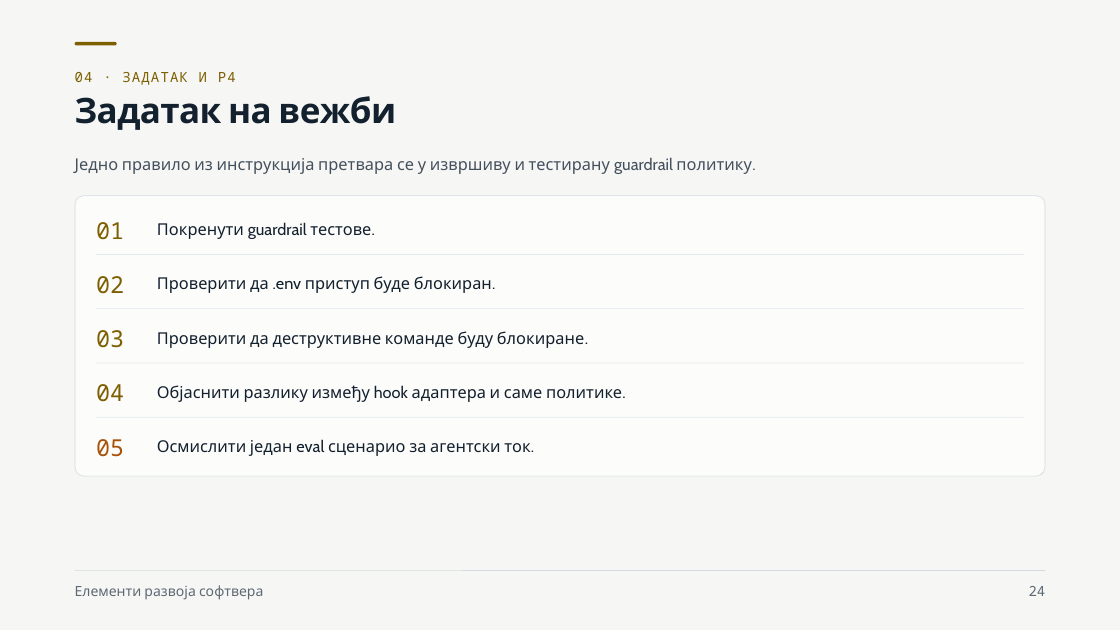
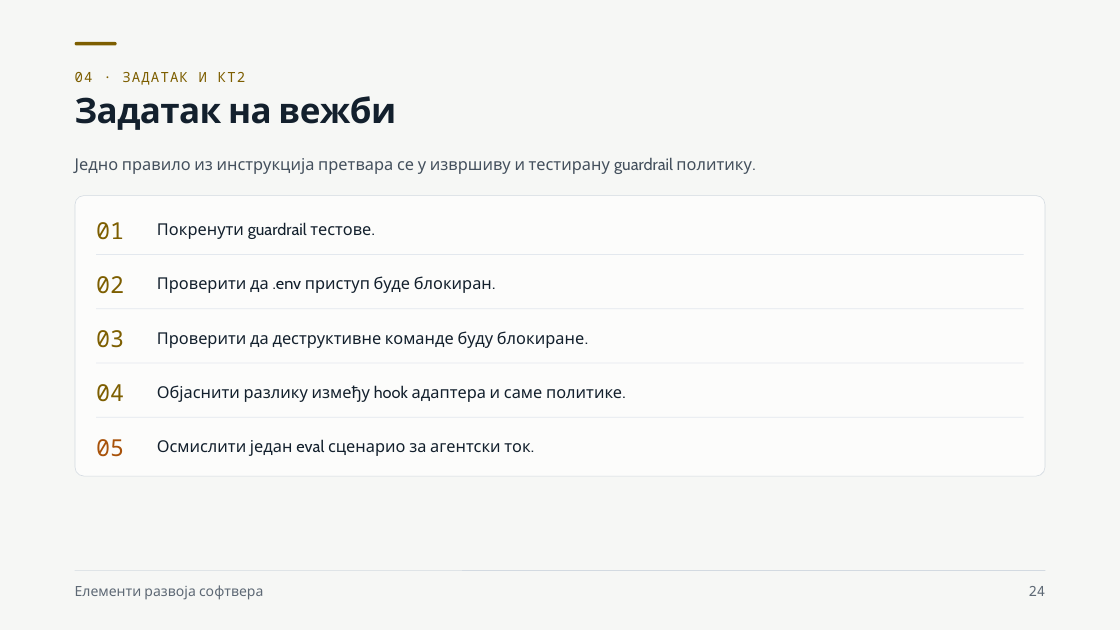
Before and after one commit to owlCoder/ftn-nastavni-materijali, a slide deck: slide 24 of 01 Elementi Razvoja Softvera/02 Prezentacije/PPTX/08 Hooks, guardrails, евалуације и завршни QA.pptx. Drawn at 1120x630 pixels with LibreOffice and Linux fonts; fonts in the diff are those of the drawing. Boxes give left, top, right and bottom in pixels: in the first picture for what was removed or moved away, otherwise in the second. Text is boxed around its words. In the diff, an @@ line names an element or a change of style, - is before the commit and + after.

```diff
--- a/01 Elementi Razvoja Softvera/02 Prezentacije/PPTX/08 Hooks, guardrails, евалуације и завршни QA.pptx
+++ b/01 Elementi Razvoja Softvera/02 Prezentacije/PPTX/08 Hooks, guardrails, евалуације и завршни QA.pptx
@@ text at [75, 72, 245, 85]: text changed @@
-04 · ЗАДАТАК И P4
+04 · ЗАДАТАК И КТ2
```
Also in this commit, not shown: 3 other slides changed, 21 other files.
